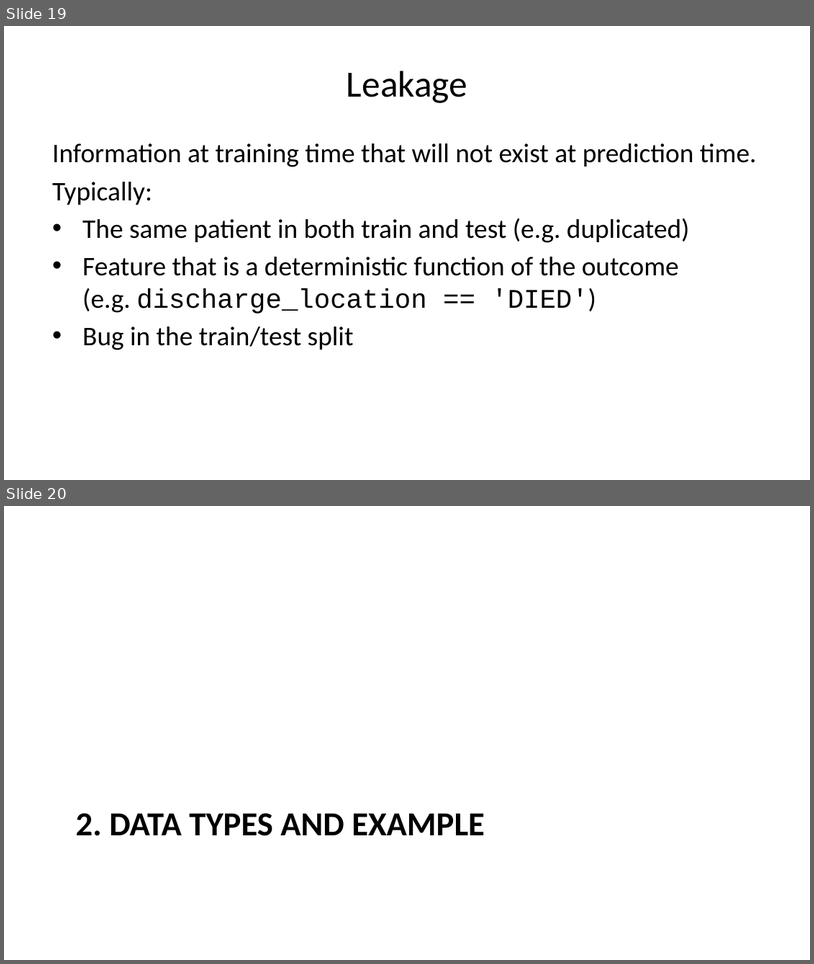
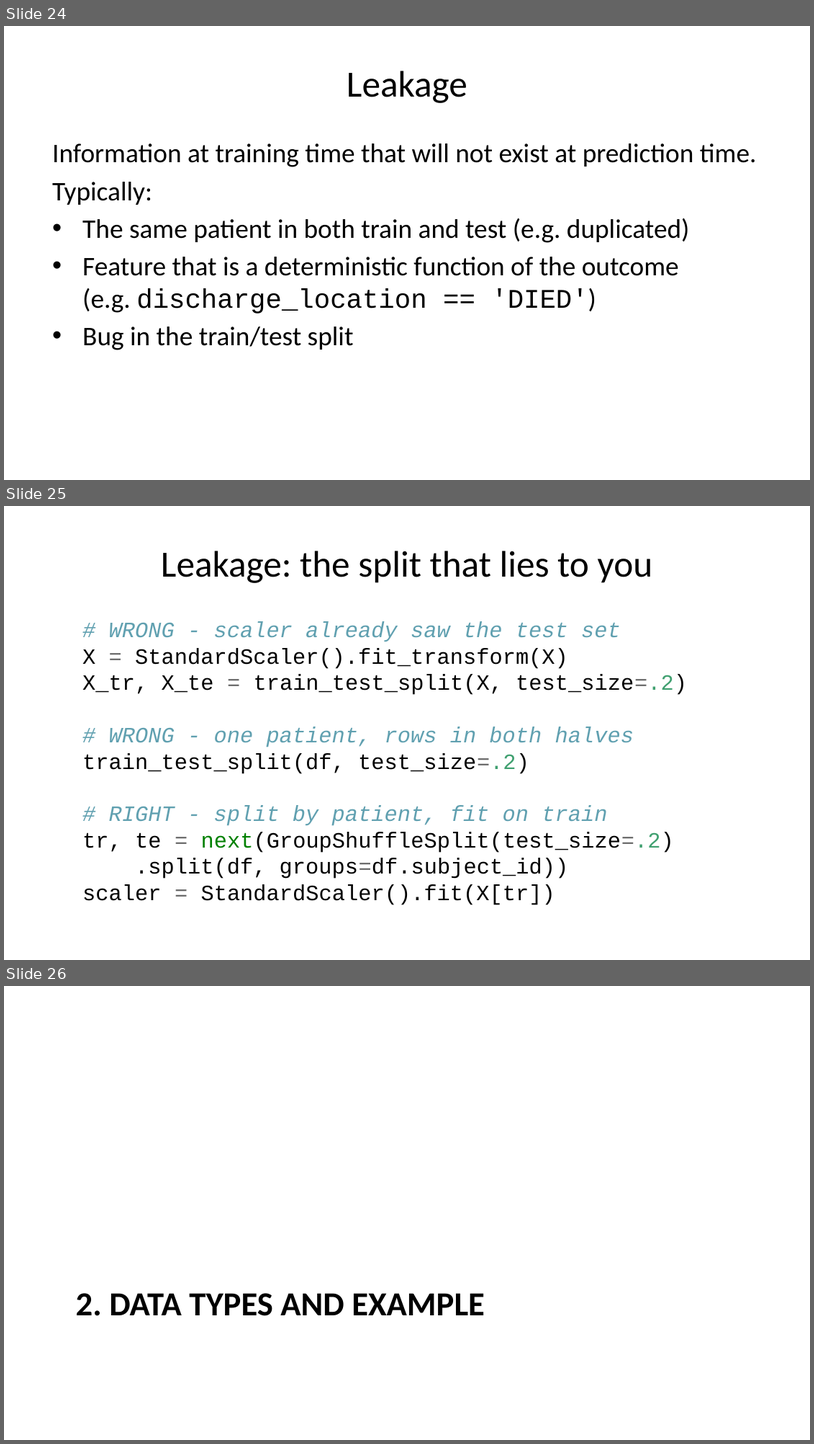
Before and after one commit to pauldubois98/AdcancedTopicsDataScience2026, a slide deck: Course01/slides.pptx. Shown one above the other, each under a label of ours: slides 19 and 20 before the commit, slides 24, 25 and 26 after it. The pictures are 814x964 and 814x1444 pixels, drawn with LibreOffice and Linux fonts; fonts in the diff are those of the drawing. Boxes give left, top, right and bottom in pixels: in the first picture for what was removed or moved away, otherwise in the second. Text is boxed around its words. In the diff, an @@ line names an element or a change of style, - is before the commit and + after.

```diff
--- a/Course01/slides.pptx
+++ b/Course01/slides.pptx
@@ slide 25 added at (4,506,810,960), background #FFFFFF @@
@@ title added at (161,551,653,583), 33 pt, text #000000 @@
+Leakage: the split that lies to you
@@ text added at (82,622,687,905), 19.5 pt, text #000000 @@
+# WRONG - scaler already saw the test set
+X = StandardScaler().fit_transform(X)
+X_tr, X_te = train_test_split(X, test_size=.2)
+# WRONG - one patient, rows in both halves
+train_test_split(df, test_size=.2)
+# RIGHT - split by patient, fit on train
+tr, te = next(GroupShuffleSplit(test_size=.2)
+.split(df, groups=df.subject_id))
+scaler = StandardScaler().fit(X[tr])
@@ what was slide 19 is now slide 24 @@
@@ what was slide 20 is now slide 26 @@
```
Also in this commit, not shown: 3 slides changed, 6 other slides added, 1 slide removed, 2 other files.
